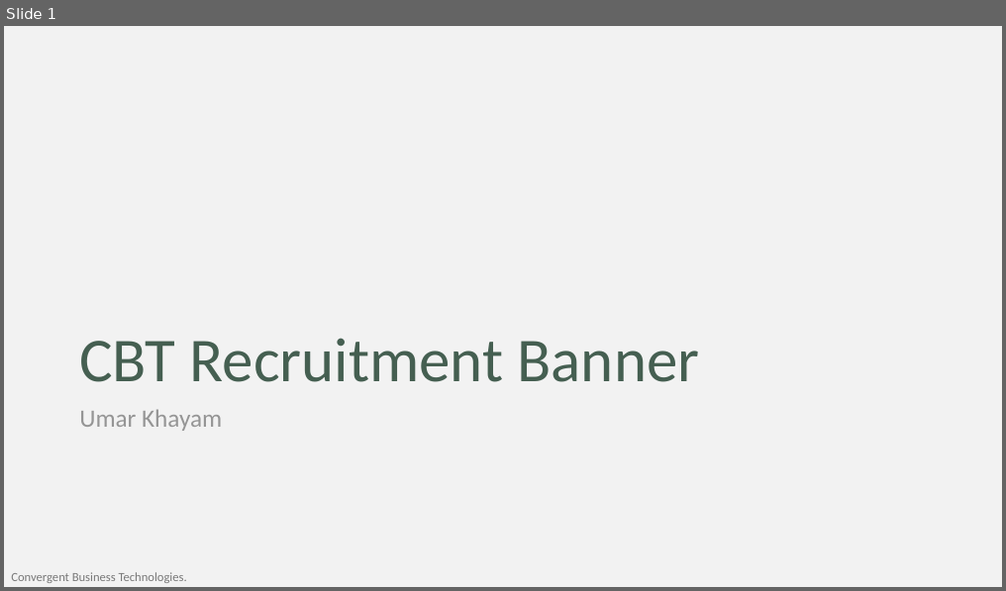
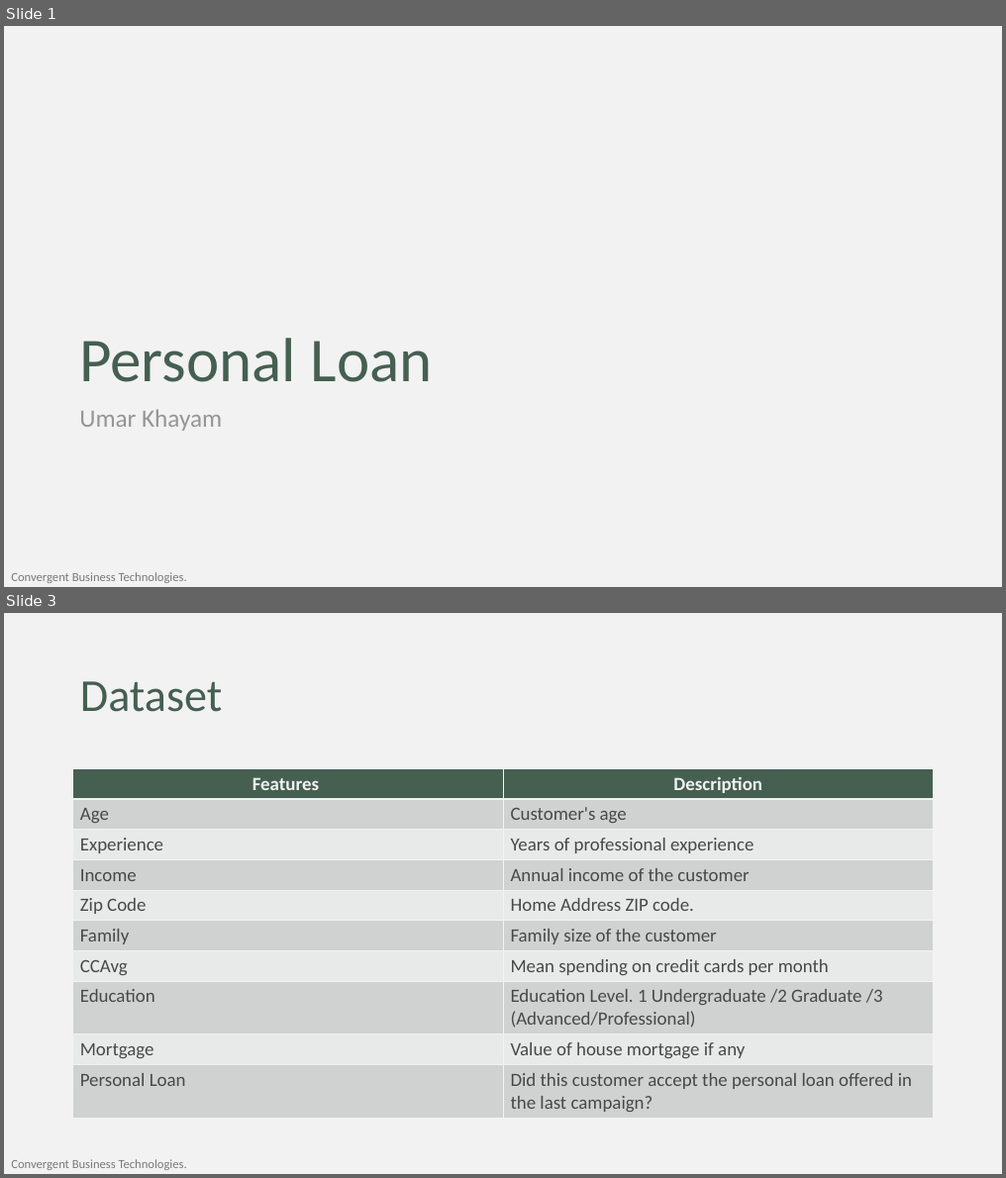
Before and after one commit to umar-khayam/Data-Science, a slide deck: Learning/Statistics/ISL/Presentation_v1.2.pptx. Shown one above the other, each under a label of ours: slide 1 before the commit, slides 1 and 3 after it; the slides between them are not shown. The pictures are 1006x591 and 1006x1178 pixels, drawn with LibreOffice and Linux fonts; fonts in the diff are those of the drawing; background and template pictures are left out. Boxes give left, top, right and bottom in pixels: in the first picture for what was removed or moved away, otherwise in the second. Text is boxed around its words. In the diff, an @@ line names an element or a change of style, - is before the commit and + after.

Commit message:
Bank Personal Loan

```diff
--- a/Learning/Statistics/ISL/Presentation_v1.2.pptx
+++ b/Learning/Statistics/ISL/Presentation_v1.2.pptx
@@ slide 3 added at (4, 613, 1002, 1174), background #F2F2F2; not listed: 1 template element that a slide beside it also shows @@
@@ title added at (80, 681, 222, 712), 44 pt, text #455F51 @@
+Dataset
@@ table added at (73, 768, 934, 1116), 10 rows, 2 columns @@
+Features | Description
+Age | Customer's age
+Experience | Years of professional experience
+Income | Annual income of the customer
+Zip Code | Home Address ZIP code.
+Family | Family size of the customer
+CCAvg | Mean spending on credit cards per month
+Education | Education Level. 1 Undergraduate /2 Graduate /3 (Advanced/Professional)
+Mortgage | Value of house mortgage if any
+Personal Loan | Did this customer accept the personal loan offered in the last campaign?
@@ slide 1 changed as well @@
@@ title at (79, 338, 433, 382): text changed @@
-CBT Recruitment Banner
+Personal Loan
```
Also in this commit, not shown: 16 other slides added, 10 slides removed, 7 other files.
